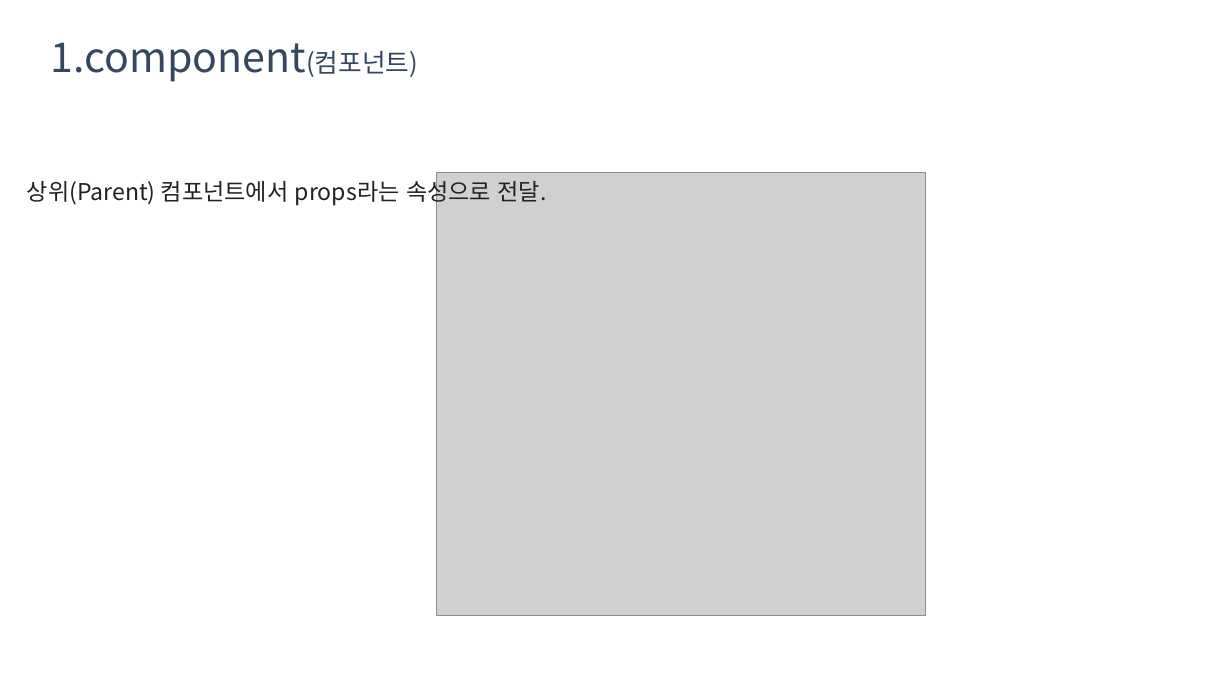
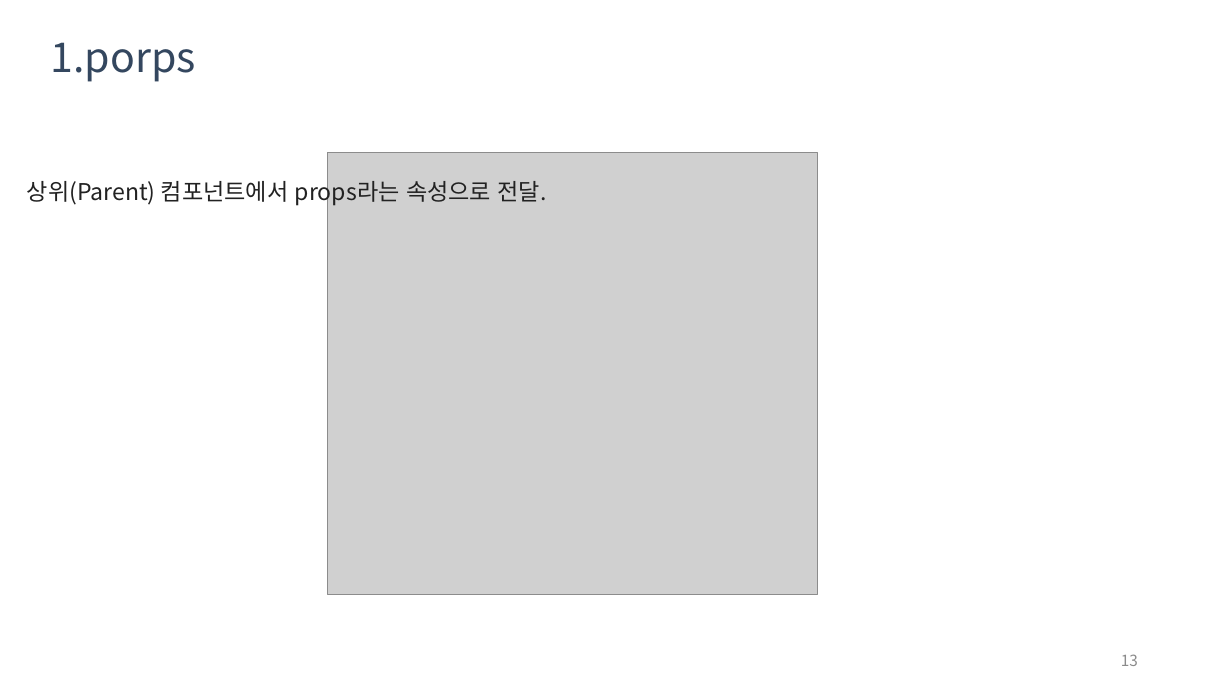
Before and after one commit to raheego/vue-todolist, a slide deck: slide 13 of 역량강화_vuejs_grh.pptx. Drawn at 1232x693 pixels with LibreOffice and Linux fonts; fonts in the diff are those of the drawing; grey boxes stand for pictures. Boxes give left, top, right and bottom in pixels: in the first picture for what was removed or moved away, otherwise in the second. Text is boxed around its words. In the diff, an @@ line names an element or a change of style, - is before the commit and + after.

```diff
--- a/역량강화_vuejs_grh.pptx
+++ b/역량강화_vuejs_grh.pptx
@@ text at bbox=[51, 42, 196, 82]: text changed @@
-1.component(컴포넌트)
+1.porps
@@ picture: place and size @@
-picture at bbox=[436, 173, 925, 616]
+picture at bbox=[328, 152, 817, 595]
@@ page number added at bbox=[1121, 654, 1138, 666], 12 pt, text #8C8C8C @@
+13
```
Also in this commit, not shown: 33 other slides changed, 13 slides added, 6 slides removed.
